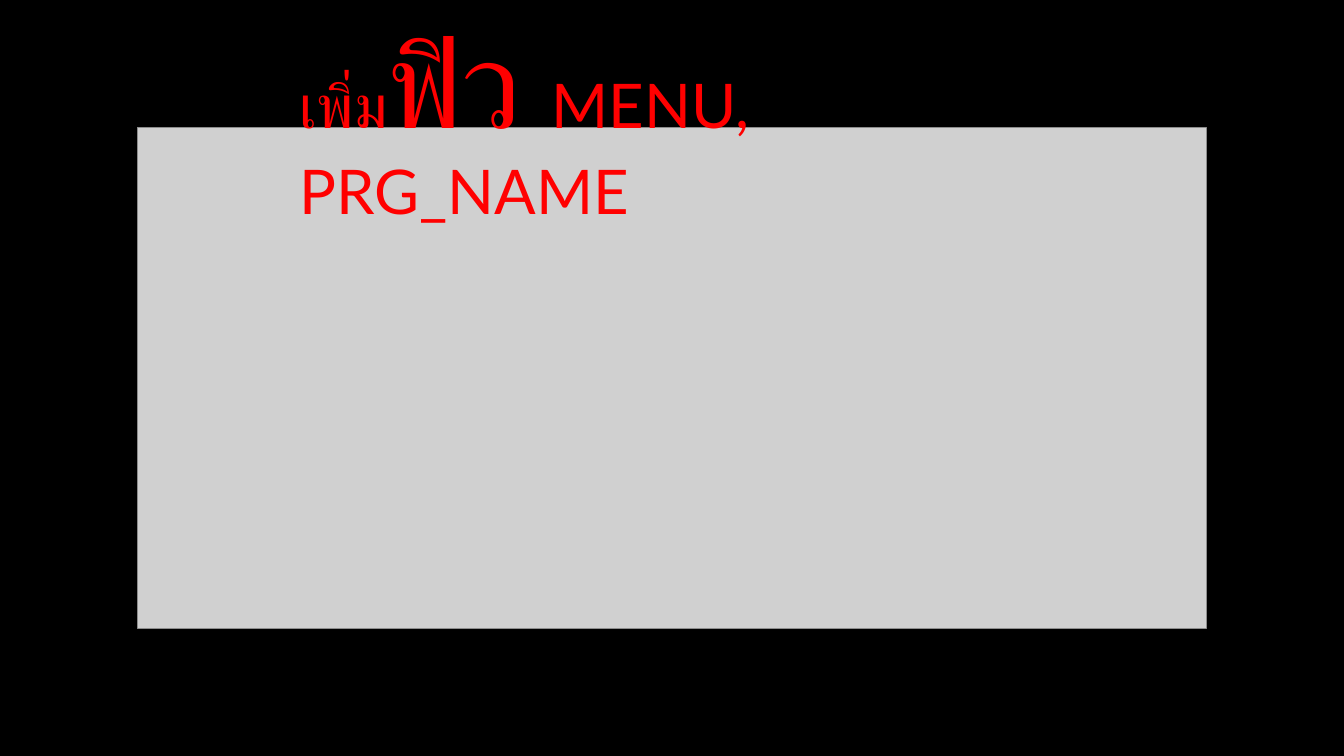
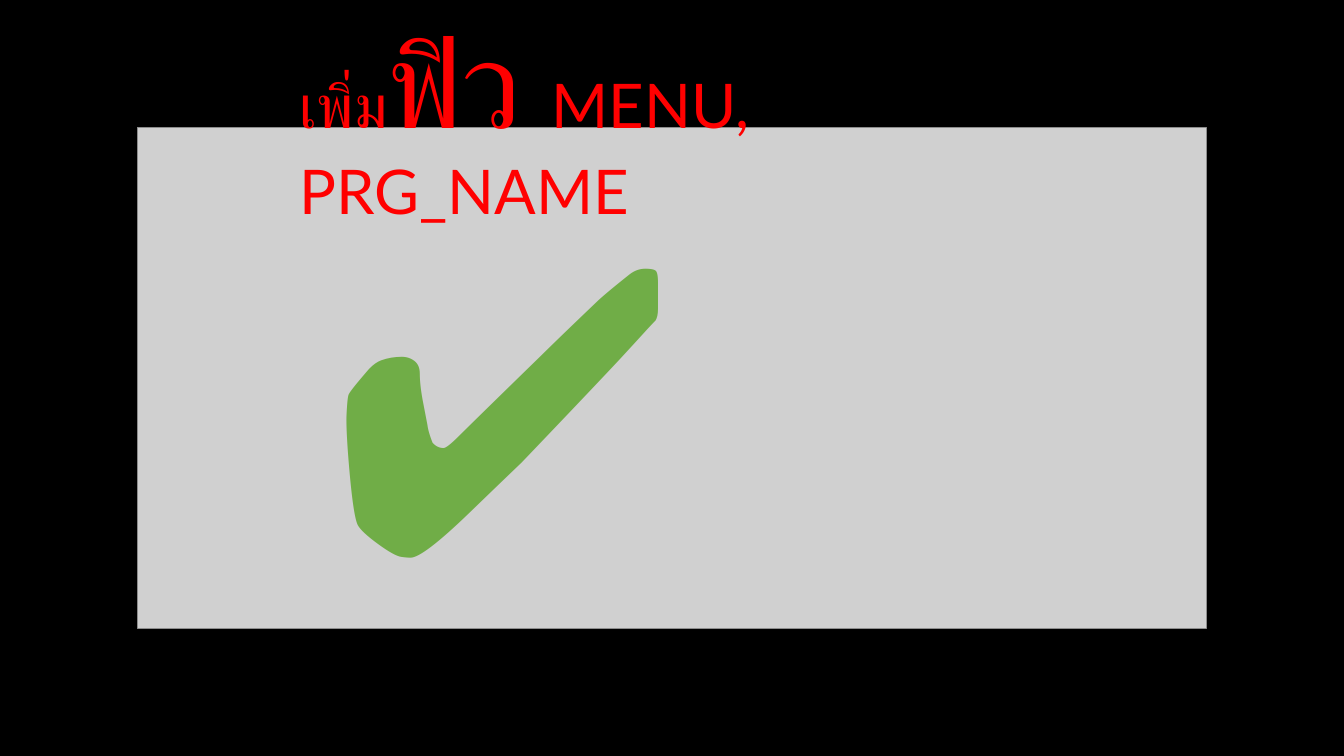
Before and after one commit to Linlijian/SDMSDocument, a slide deck: slide 12 of Defect/Defect_001.pptx. Drawn at 1344x756 pixels with LibreOffice and Linux fonts; fonts in the diff are those of the drawing; grey boxes stand for pictures. Boxes give left, top, right and bottom in pixels: in the first picture for what was removed or moved away, otherwise in the second. Text is boxed around its words. In the diff, an @@ line names an element or a change of style, - is before the commit and + after.

Commit message:
add

```diff
--- a/Defect/Defect_001.pptx
+++ b/Defect/Defect_001.pptx
@@ text added at (318, 145, 895, 642), 287 pt, text #70AD47 @@
+✔️
```
Also in this commit, not shown: 1 other slide changed.
